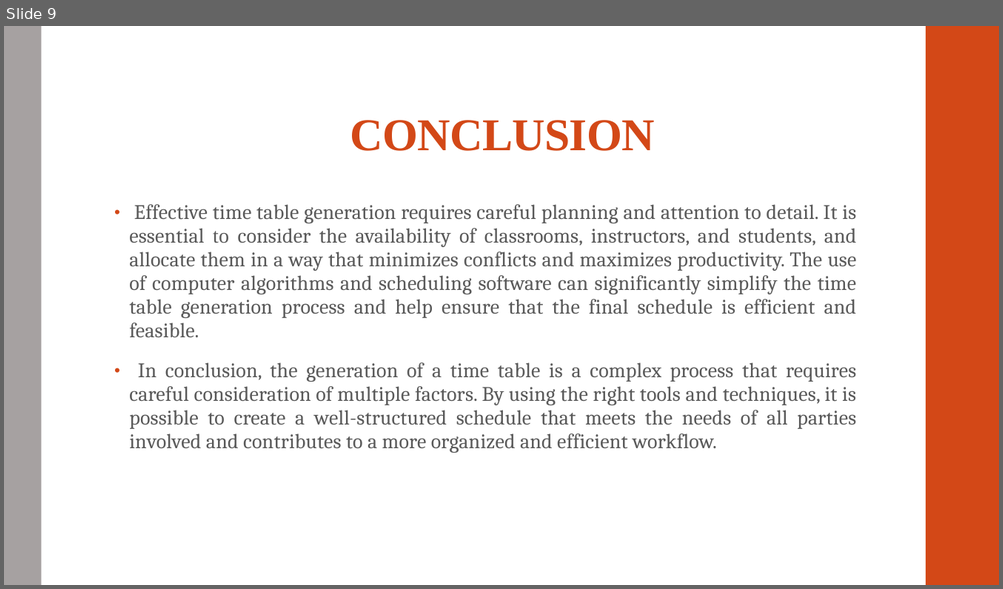
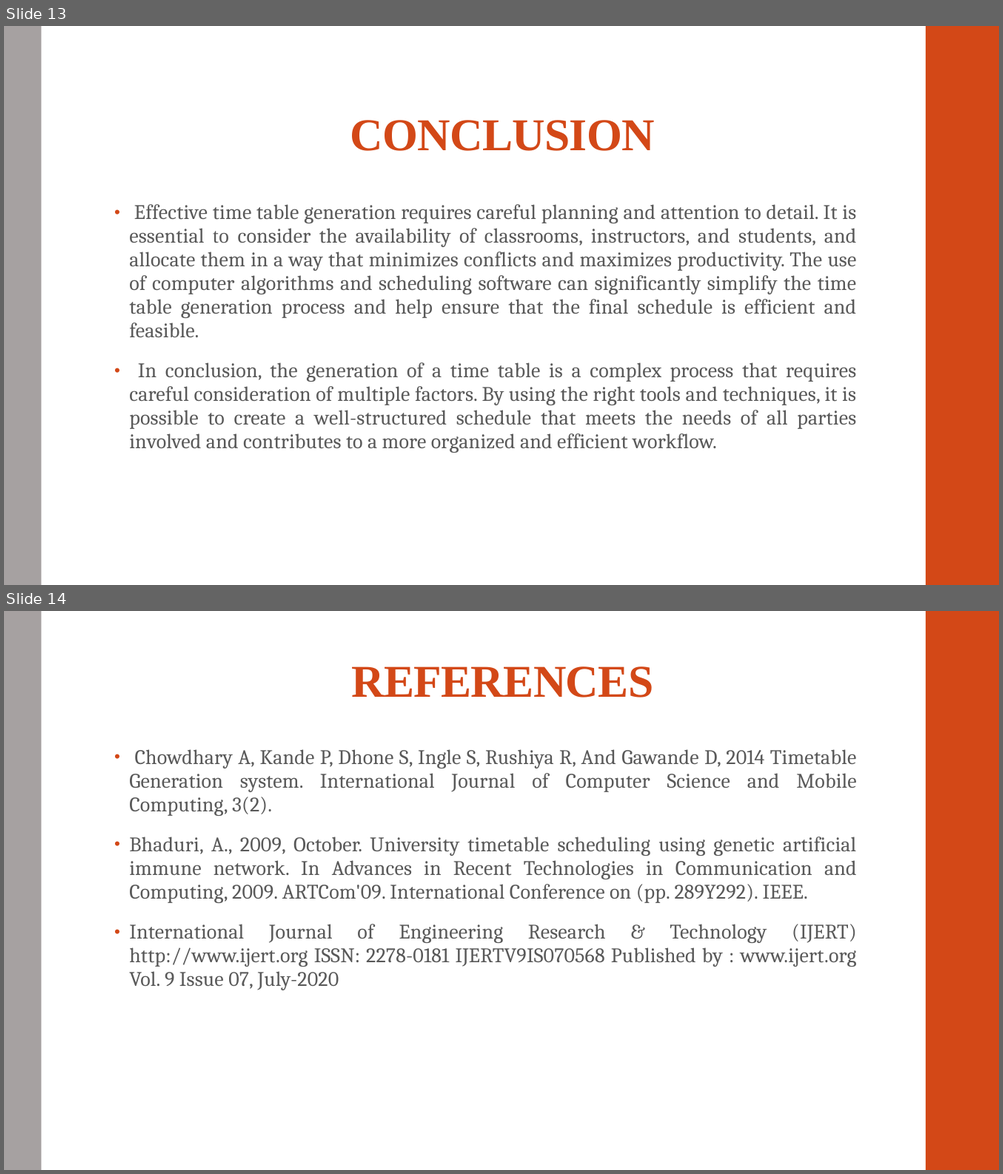
Before and after one commit to mgokulakrishnan08/TimeTableGeneration, a slide deck: Documentation/TIMETABLE_GENERATOR[2].pptx. Shown one above the other, each under a label of ours: slide 9 before the commit, slides 13 and 14 after it. The pictures are 1003x589 and 1003x1174 pixels, drawn with LibreOffice and Linux fonts; fonts in the diff are those of the drawing. Boxes give left, top, right and bottom in pixels: in the first picture for what was removed or moved away, otherwise in the second. Text is boxed around its words. In the diff, an @@ line names an element or a change of style, - is before the commit and + after.

```diff
--- a/Documentation/TIMETABLE_GENERATOR[2].pptx
+++ b/Documentation/TIMETABLE_GENERATOR[2].pptx
@@ slide 14 added at (x1=4, y1=611, x2=999, y2=1170), background #FFFFFF; not listed: 2 template elements that a slide beside it also shows @@
@@ title added at (x1=351, y1=667, x2=653, y2=698), 44 pt, text #D34817, bold @@
+REFERENCES
@@ text added at (x1=129, y1=749, x2=856, y2=991), 20 pt, text #595959 @@
+• Chowdhary A, Kande P, Dhone S, Ingle S, Rushiya R, And Gawande D, 2014 Timetable Generation system. International Journal of Computer Science and Mobile Computing, 3(2).
+• Bhaduri, A., 2009, October. University timetable scheduling using genetic artificial immune network. In Advances in Recent Technologies in Communication and Computing, 2009. ARTCom'09. International Conference on (pp. 289Y292). IEEE.
+• International Journal of Engineering Research & Technology (IJERT) http://www.ijert.org ISSN: 2278-0181 IJERTV9IS070568 Published by : www.ijert.org Vol. 9 Issue 07, July-2020
@@ what was slide 9 is now slide 13 @@
```
Also in this commit, not shown: 4 other slides added.
